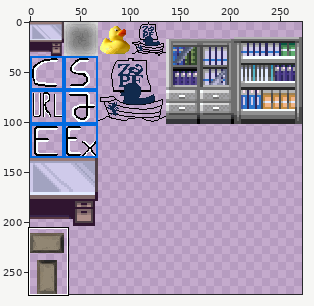
Two states of a sprite sheet, Zapf_Uni_Rostock/tilesets/tileset_bjoern.png. The picture above shows the old version from afar; the outline marks the close-up.
Close-up. Before the edit:
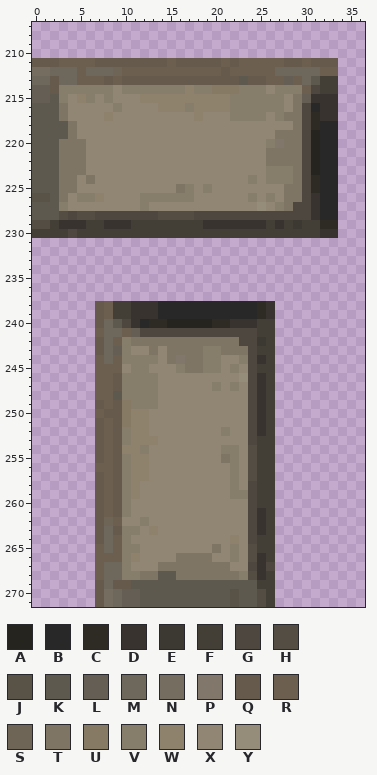
The file is 272x272 pixels. Pixels under 10% opacity are left out. Colours within 5 levels of each other are drawn and written as one. Shown: x 0..36, y 207..271.
Palette (. is transparent): A #26241f  B #282828  C #2e2b24  D #38332e  E #3c3932  F #433e36  G #4d473f  H #534d43  J #595247  K #5e594f  L #655e54  M #6e685c  N #746d60  P #82776b  Q #665a4d  R #6d5f4f  S #6e6556  T #7f7565  U #867a65  V #877d6b  W #8e826d  X #918673  Y #958c7a
Pixels before (only the part around the change), first column x 0:
207 .....................................
208 .....................................
209 .....................................
210 .....................................
211 QQQRRRRQQQQQQQQRQQQQQRQRRRRRQQRQQQ...
212 NNMMMRMMMSRRRRRRRRRRRQRRRRRMMMMMRR...
213 MMQMMRRRQRQQQQQQQQQQQQQKQQRRLRMKFF...
214 LLQVVVVVVXVVVVVVVWVVUUUVVVXVVVRGFF...
215 LLKVXWVXVXXXWWWWWWWWWWVVVVVVXTLDDD...
216 KKKTXXXXXVXXXXWWWVWWWWVVVVVVXTGBDD...
217 KKKTXXXXWXXXXXXXXXWXXXVVVVXVTTGCDD...
218 KKKKTXXXXXXXXXXXXXXXXXXXXXXXXTGCBB...
219 KKKKTXXXXXXXXXXXXXXXXXXXXXXTTTGABB...
220 KKKTTTXXXXXXXXXXXXXXXXXXXXVPTTGABB...
221 KKKTTTXXXXXXXXXXXXXXXXXXXXTTTTGABB...
222 KKKTTTXXXXXXXXXXXXXXXXXXXXTTTTGABB...
223 KKKTTTXXXXXXXXXXXXXXXXXXXXVVVTGABB...
224 KKKTTXTXXXXXXXXXXXXXXXXXVXVVVTGCBB...
225 KKKTTXXXXXXXXXXXTVXVXXXXXXXXTTGCBB...
226 JJKTXVVWXXXXVVVVVVXXXXXXVXVXTTGDBB...
227 KKKVXXXXXXXXVXXXXXXXXXXXXYXVTGGDBB...
228 KKKHGHHGGGGGGGHHHHGGGGGGGGGGGGGDBB...
229 HHFDDDFFDDDFFFFFFFFDDDDDDDFDFEFFCC...
230 FFFFGFFFFFFFFFFFFFFFFFFFFFFFFFFFDD...
231 .....................................
232 .....................................
233 .....................................
234 .....................................
235 .....................................
236 .....................................
237 .....................................
238 .......QRFFDDDBBBBBBBBBBBCD..........
239 .......QRFFDDDBBBBBBBBBBBCD..........
240 .......QMKGDBCCAAAAACCDDDFF..........
241 .......RMMRLGGGGGGGGGGGGGFF..........
242 .......QMRVTTTTTTTTTTTTGGEF..........
243 .......QMLVXXTXTTTTVVTTTGFF..........
244 .......RMRVVVVXTPTTVVXXVGDF..........
245 .......RRRXVVXXXVTTVVXVXGFF..........
246 .......RRQVVVVXXXXXXXXXYGDF..........
247 .......RRQVVVVXXXXXXVXVXGDF..........
248 .......RRKVVVVXXXXXXXXXXGDF..........
249 .......QRQUVVVXXXXXXXXXXGDF..........
250 .......RQQUWWXXXXXXXXXXXGDF..........
251 .......QRQUWWXXXXXXXXXXXGDF..........
252 .......QRQVWWXXXXXXXXVXXGDF..........
253 .......QRQVWWWXXXXXXXXXXGFF..........
254 .......QRQWWVXXXXXXXXVVXHFF..........
255 .......QRQVWWXXXXXXXXTVXHFF..........
256 .......RRQVWWXXXXXXXXXVXHFF..........
257 .......QRQVWWXXXXXXXXXVXHFF..........
258 .......QRQVWXXXXXXXXXXVXGFF..........
259 .......QRQVWXXXXXXXXXXVVGFF..........
260 .......QRQVXXXXXXXXXXXXXGFF..........
261 .......QRQVXXXXXXXXXXXXXGDF..........
262 .......QSRXXVXXXXXXXXXXXGDF..........
263 .......QMQVVXWXXXXXXXXXXGDF..........
264 .......QMRVXXXXXXXXXXXWXGFF..........
265 .......RMRVVXXXXXXXXTXVXHFF..........
266 .......RRRVWXXXXTTTTXXVXHDF..........
267 .......RMMVXXXTTTTTTTTXXGDG..........
268 .......RMMVVTTKKTTTTTTTVHDF..........
269 .......QMQQKKKKKKKKKKKKKKFF..........
270 .......QNMLLKKKKKKKKKKJKKHF..........
271 .......QNMLLKKKKKKKKKKJKKHF..........
Once edited:
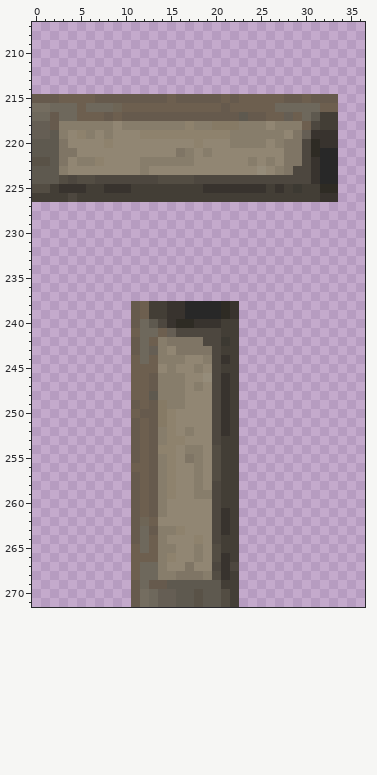
Commit message: Deploying to gh-pages from master @ d1f8e1a2b6482e85ac5502b1d95c7fb061dbf559 🚀
The edit:
Changed rows in their new state; - is an unchanged pixel.
first column x 0:
211 ..................................
212 ..................................
213 ..................................
214 ..................................
215 QQQRRRRQQQQQQQQRQQQQQRQRRRRRQQRQQQ
216 NNMMMRMMMSRRRRRRRRRRRQRRRRRMMMMMRR
217 MMQMMRRRQRQQQQQQQQQQQQQKQQRRLRMKFF
218 LLQVVVVVV-VVVVVVVWVVUUUVVV-VVVRGFF
219 LL-VXWV-V---WWWWWWWWWWVVVVVVX-LDDD
220 ----XX--W---------W---VVVVXV---CDD
221 -----X----------TV-V------XX---C--
222 JJ--XVVW----VVVVVV------V-VX---D--
223 ---VXX------V------------YX-TG-D--
224 ---HGHHGGGGGGGHHHHGGGGGGGGGGGG-D--
225 HHFDDDFFDDDFFFFFFFFDDDDDDDFDFEFFCC
226 FFFFGFFFFFFFFFFFFFFFFFFFFFFFFFFFDD
227 ..................................
228 ..................................
229 ..................................
230 ..................................
first column x 7:
238 ....QRFFDD----CD....
239 ....QRFFDD----CD....
240 ....QMKGDCCDDDFF....
241 ....RMMRL-----FF....
242 ....QMRV----GGEF....
243 ....QMLVX---TGFF....
244 ....RMRVVVXX-GDF....
245 ....RRR-VXXVXGFF....
246 ....RRQVVV--YGDF....
247 ....RRQVVV-V-GDF....
248 ....RRKVVV---GDF....
249 ....QRQUVV---GDF....
250 ....RQQUW----GDF....
251 ....QRQUW----GDF....
252 ....QRQVW-V--GDF....
253 ....QRQVWW---GFF....
254 ....QRQWW-VV-HFF....
255 ....QRQVW-TV-HFF....
256 ....RRQVW--V-HFF....
257 ....QRQVW--V-HFF....
258 ....QRQVW--V-GFF....
259 ....QRQVW--VVGFF....
260 ....QRQV-----GFF....
261 ....QRQV-----GDF....
262 ....QSR------GDF....
263 ....QMQVVW---GDF....
264 ....QMRV---W-GFF....
265 ....RMRVV--V-HFF....
266 ....RRRVWXXVXHDF....
267 ....RMMVXX-XXGDG....
268 ....RMMVV---VHDF....
269 ....QMQQ------FF....
270 ....QNMLL--J--HF....
271 ....QNMLL--J--HF....
Boxes around the changes in both close-ups, in picture pixels (x1, y1, x2, y2):
changed: (32, 58, 338, 238)
changed: (95, 301, 275, 607)
